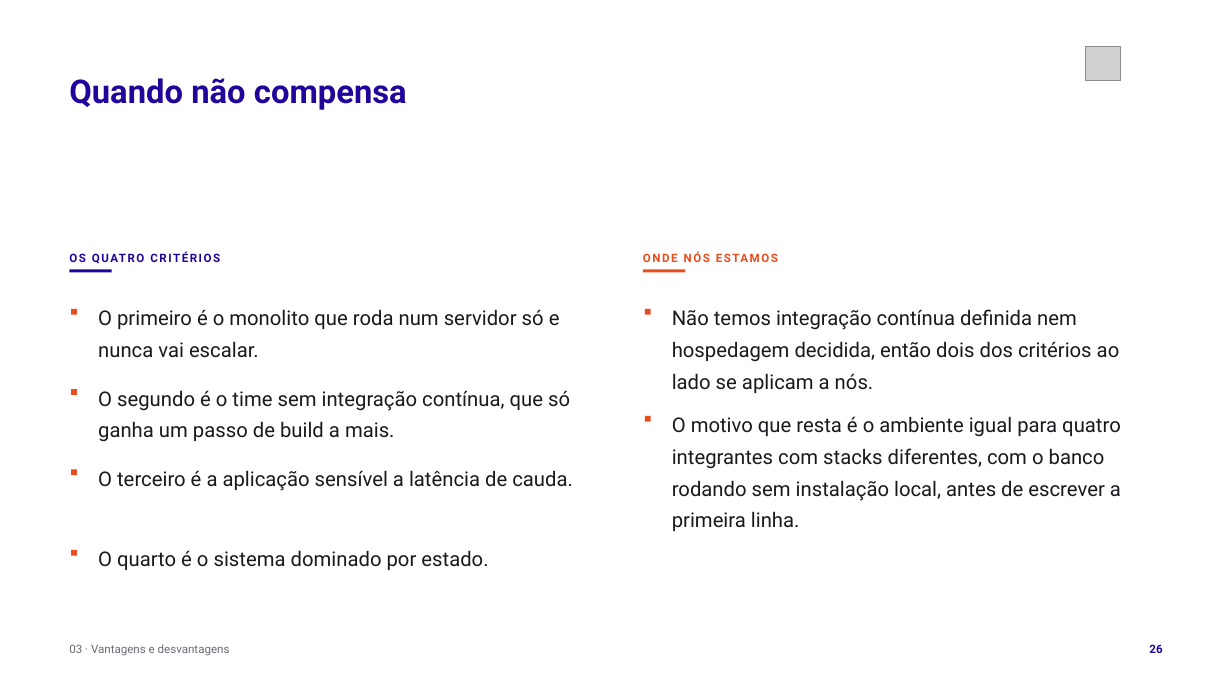
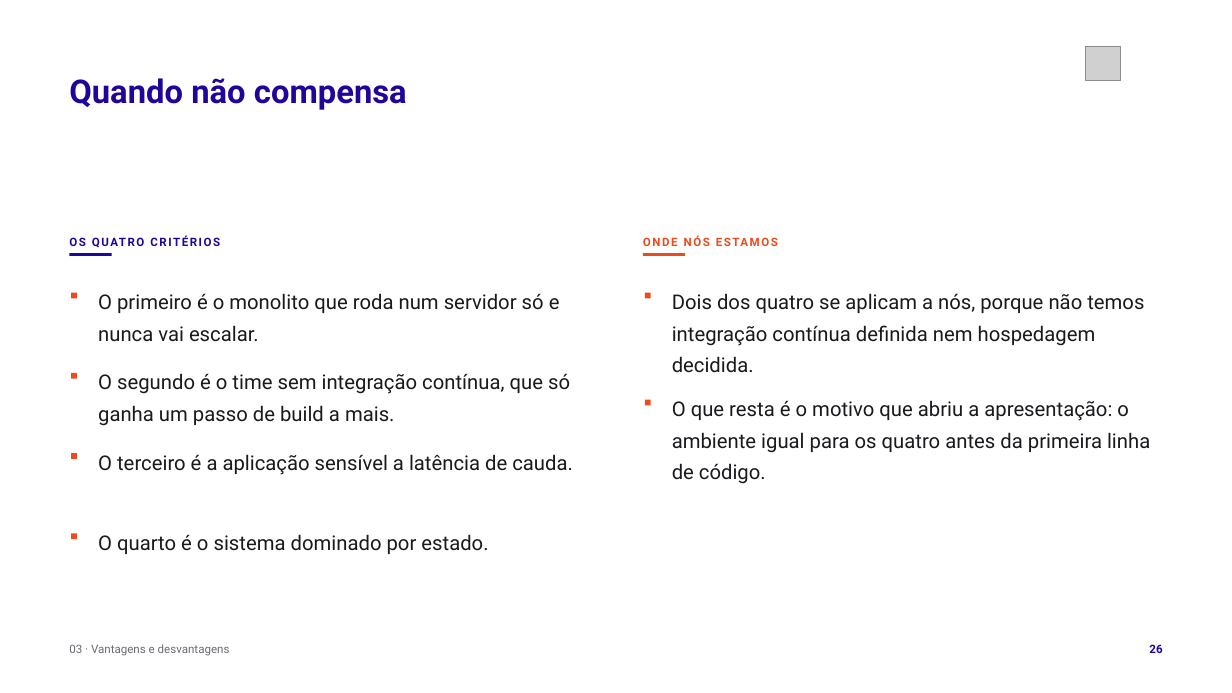
Before and after one commit to tcpassos/invite-app, a slide deck: slide 26 of trabalhos/T1-Docker-Invite-People.pptx. Drawn at 1232x693 pixels with LibreOffice and Linux fonts; fonts in the diff are those of the drawing; grey boxes stand for pictures. Boxes give left, top, right and bottom in pixels: in the first picture for what was removed or moved away, otherwise in the second. Text is boxed around its words. In the diff, an @@ line names an element or a change of style, - is before the commit and + after.

```diff
--- a/trabalhos/T1-Docker-Invite-People.pptx
+++ b/trabalhos/T1-Docker-Invite-People.pptx
@@ text at (x1=672, y1=293, x2=1144, y2=373): text changed @@
-Não temos integração contínua definida nem hospedagem decidida, então dois dos critérios ao lado se aplicam a nós.
+Dois dos quatro se aplicam a nós, porque não temos integração contínua definida nem hospedagem decidida.
@@ text at (x1=672, y1=400, x2=1150, y2=484): text changed @@
-O motivo que resta é o ambiente igual para quatro integrantes com stacks diferentes, com o banco rodando sem instalação local, antes de escrever a primeira linha.
+O que resta é o motivo que abriu a apresentação: o ambiente igual para os quatro antes da primeira linha de código.
@@ 8 rectangles, 6 texts moved together from (x1=69, y1=249, x2=1163, y2=570) to (x1=69, y1=232, x2=1163, y2=554) @@
```
Also in this commit, not shown: 24 other slides changed, 8 other files.
